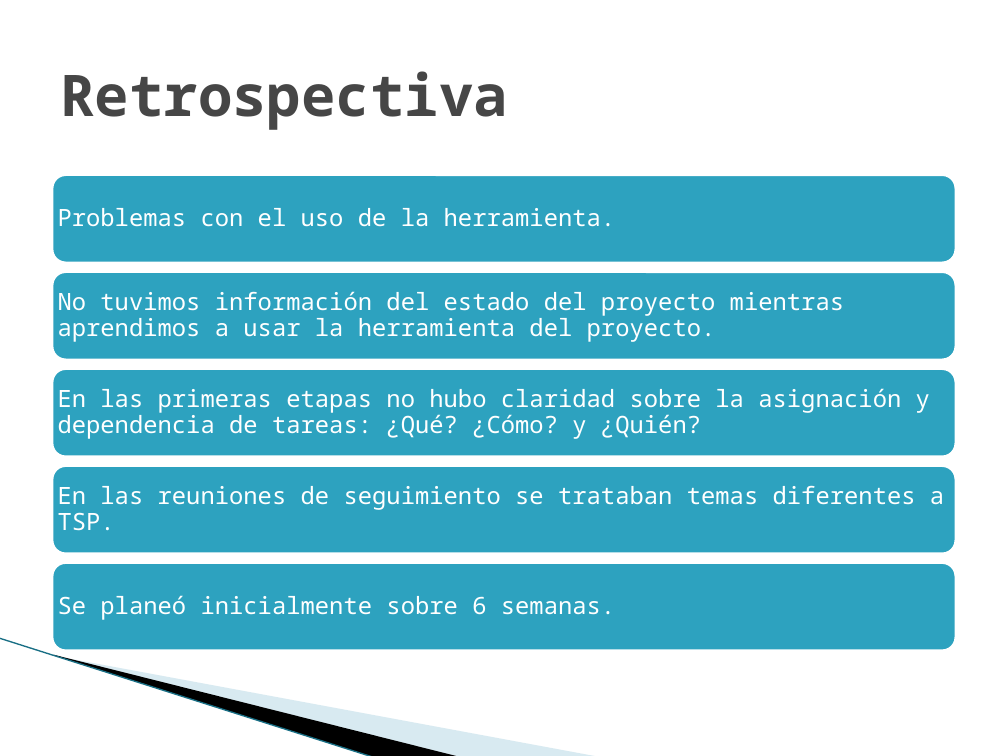
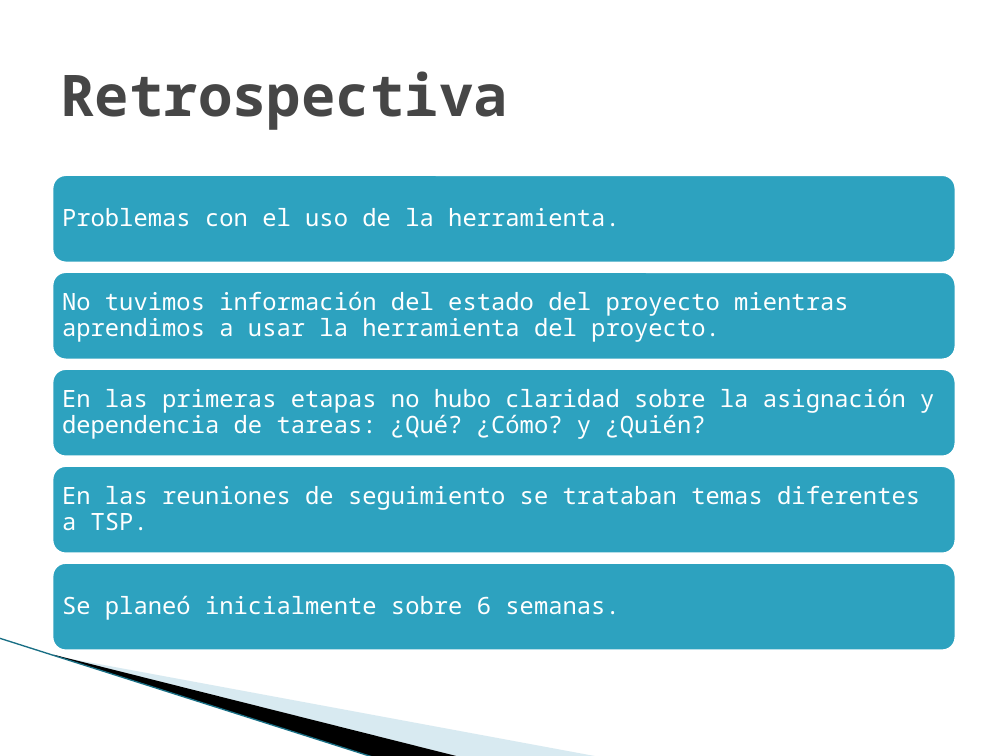
Before and after one commit to jlsarmientoh/tsp_change_counter, a slide deck: slide 28 of docs/NoteBook/Project cycle reports/TSPi – Ciclo 1.pptx. Drawn at 1008x756 pixels with LibreOffice and Linux fonts; fonts in the diff are those of the drawing; background and template pictures are left out. Boxes give left, top, right and bottom in pixels: in the first picture for what was removed or moved away, otherwise in the second. Text is boxed around its words. In the diff, an @@ line names an element or a change of style, - is before the commit and + after.

```diff
--- a/docs/NoteBook/Project cycle reports/TSPi – Ciclo 1.pptx
+++ b/docs/NoteBook/Project cycle reports/TSPi – Ciclo 1.pptx
@@ text "Problemas con el uso de ...": place and size @@
-text "Problemas con el uso de ..." at [58, 208, 616, 227]
+text "Problemas con el uso de ..." at [62, 208, 620, 227]
@@ text "No tuvimos información del estado ...": place and size @@
-text "No tuvimos información del estado ..." at [58, 291, 844, 342]
+text "No tuvimos información del estado ..." at [62, 291, 848, 342]
@@ text "En las primeras etapas no ...": place and size @@
-text "En las primeras etapas no ..." at [58, 388, 930, 439]
+text "En las primeras etapas no ..." at [62, 388, 934, 439]
@@ text "En las reuniones de seguimiento ..." rewrapped from [58, 485, 944, 531] to [62, 486, 920, 531] @@
@@ text "Se planeó inicialmente sobre 6 ...": place and size @@
-text "Se planeó inicialmente sobre 6 ..." at [58, 595, 615, 620]
+text "Se planeó inicialmente sobre 6 ..." at [62, 595, 619, 620]
```
Also in this commit, not shown: 15 other slides changed.
